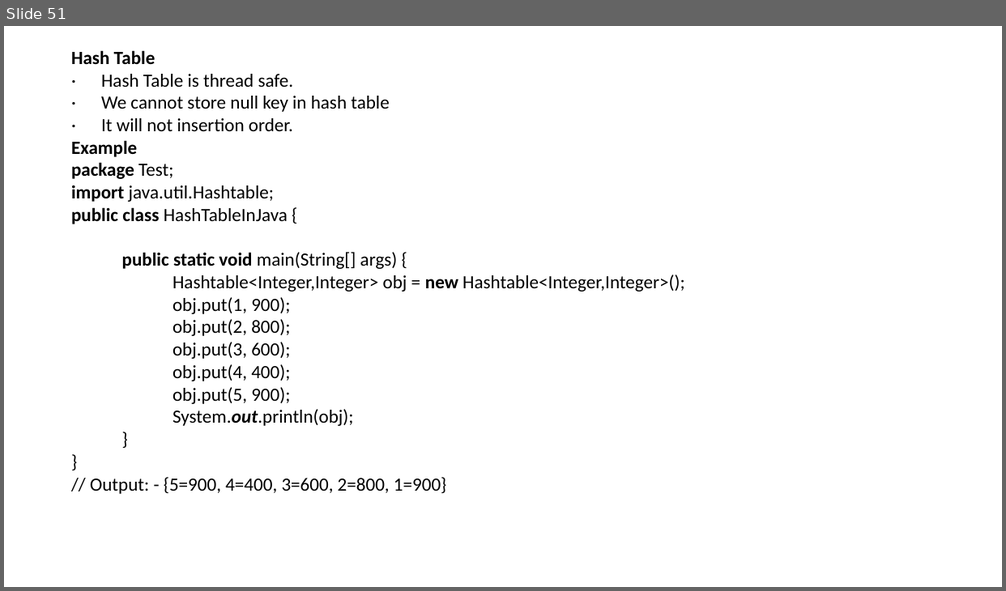
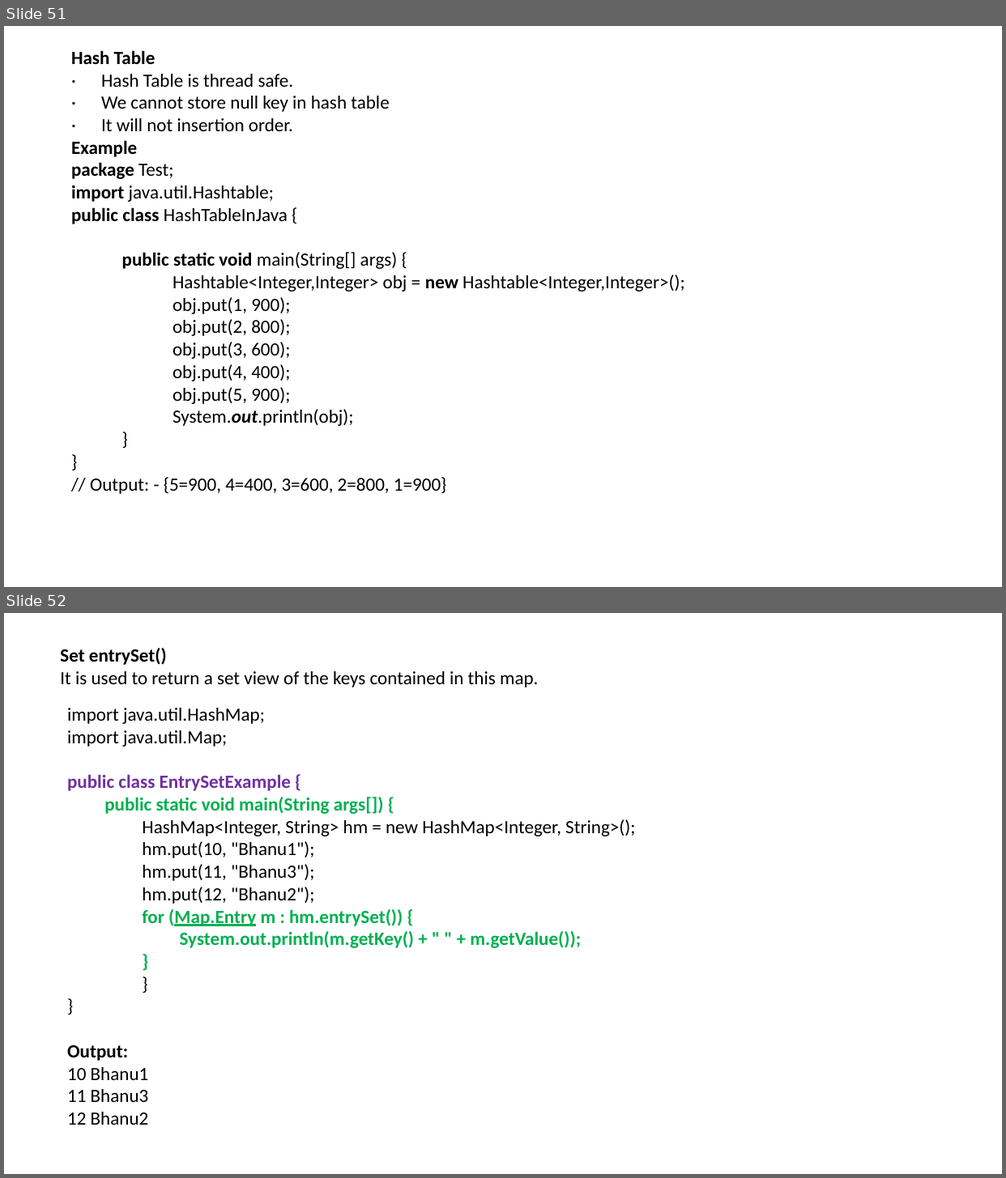
Before and after one commit to LearnByBhanuPratap/seleniumBasic, a slide deck: src/main/java/Core Java.pptx. Shown one above the other, each under a label of ours: slide 51 before the commit, slides 51 and 52 after it. The pictures are 1006x591 and 1006x1178 pixels, drawn with LibreOffice and Linux fonts; fonts in the diff are those of the drawing. Boxes give left, top, right and bottom in pixels: in the first picture for what was removed or moved away, otherwise in the second. Text is boxed around its words. In the diff, an @@ line names an element or a change of style, - is before the commit and + after.

Commit message:
adding core Java

```diff
--- a/src/main/java/Core Java.pptx
+++ b/src/main/java/Core Java.pptx
@@ slide 52 added at <box>4,613,1002,1174</box>, background #FFFFFF @@
@@ text added at <box>60,648,538,688</box>, 18 pt, text #000000 @@
+Set entrySet()
+It is used to return a set view of the keys contained in this map.
@@ text added at <box>67,708,635,1125</box>, 18 pt, text #000000 @@
+import java.util.HashMap;
+import java.util.Map;
+public class EntrySetExample {
+  public static void main(String args[]) {
+    HashMap<Integer, String> hm = new HashMap<Integer, String>();
+    hm.put(10, "Bhanu1");
+    hm.put(11, "Bhanu3");
+    hm.put(12, "Bhanu2");
+    for (Map.Entry m : hm.entrySet()) {
+      System.out.println(m.getKey() + " " + m.getValue());
+    }
+    }
+}
+Output:
+10 Bhanu1
+11 Bhanu3
+12 Bhanu2
```
Also in this commit, not shown: 17 other slides added.
